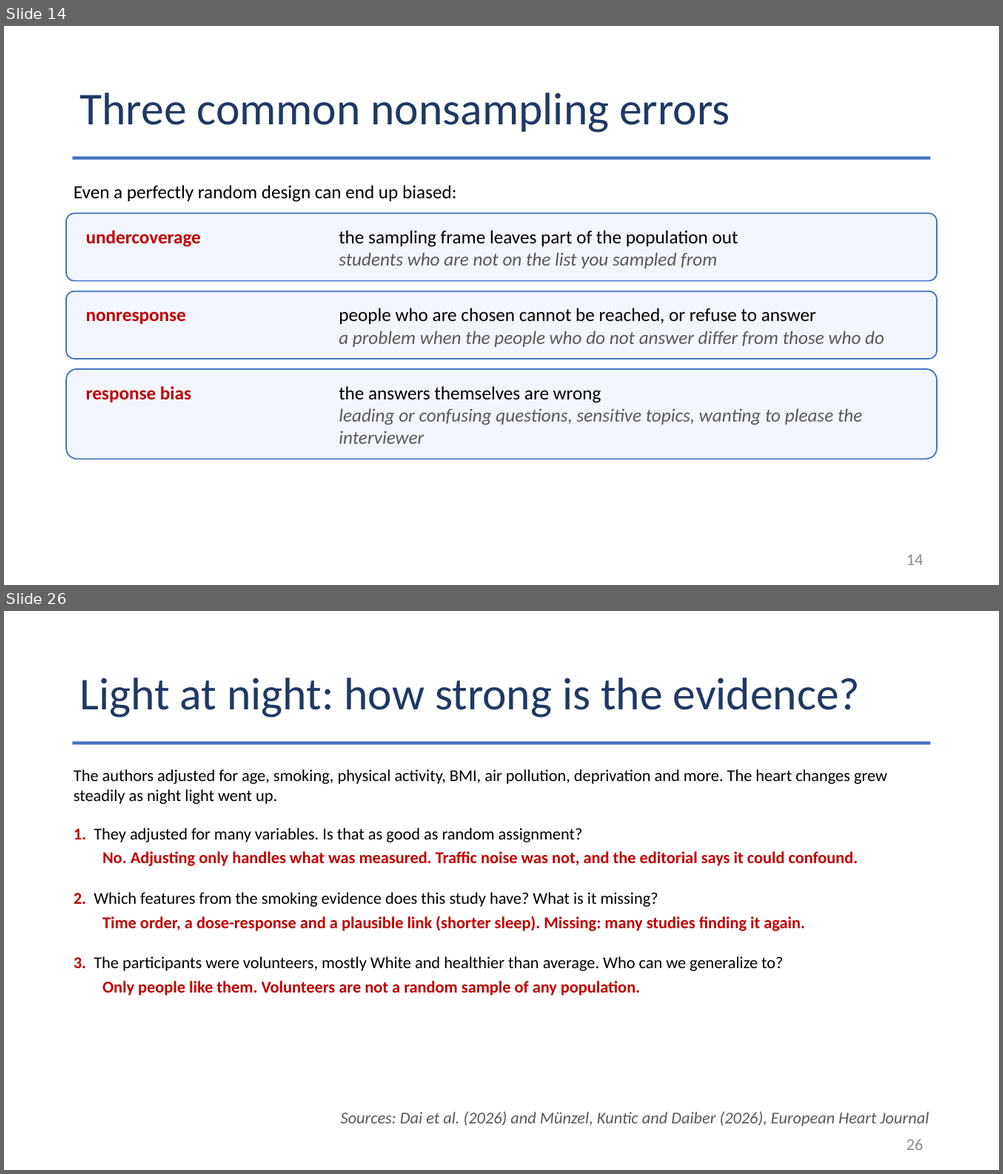
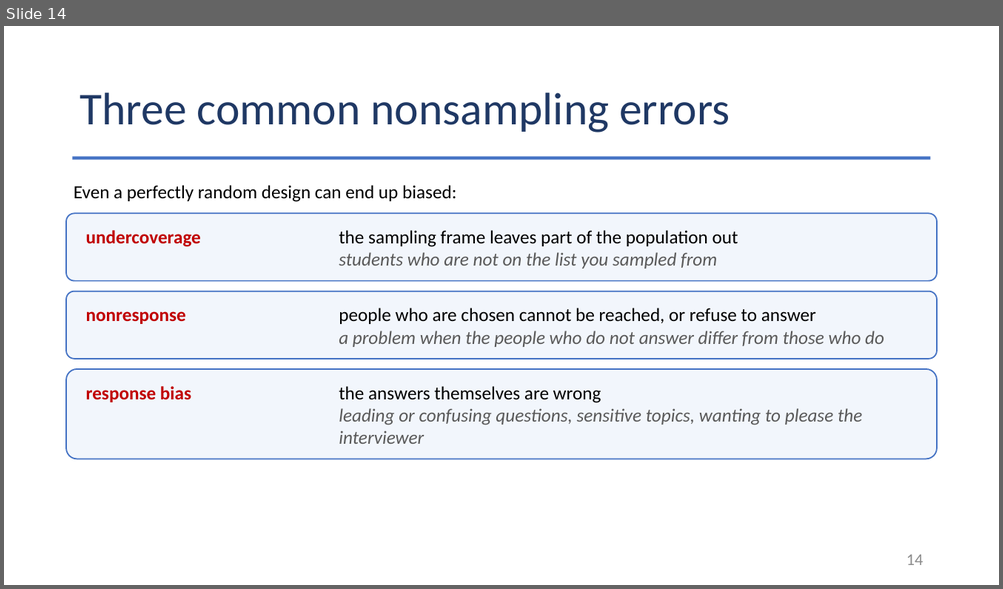
Before and after one commit to Jarred6068/Kvamme_UI_STAT251, a slide deck: docs/lecture_slides/Week 5/Week5_Lecture9_Slides_9_21_2026.pptx. Shown one above the other, each under a label of ours: slides 14 and 26 before the commit, slide 14 after it; the slides between them are not shown. The pictures are 1003x1174 and 1003x589 pixels, drawn with LibreOffice and Linux fonts; fonts in the diff are those of the drawing. Boxes give left, top, right and bottom in pixels: in the first picture for what was removed or moved away, otherwise in the second. Text is boxed around its words. In the diff, an @@ line names an element or a change of style, - is before the commit and + after.

Commit message:
Refresh course materials and rendered data pages
This update regenerates the course PDFs and rendered HTML pages after refreshed source content and site builds. It includes updated schedules, review materials, syllabi, lecture menus, and the rebuilt data-table pages in docs/data.html and docs/misc/rcode_examples.html.

```diff
--- a/docs/lecture_slides/Week 5/Week5_Lecture9_Slides_9_21_2026.pptx
+++ b/docs/lecture_slides/Week 5/Week5_Lecture9_Slides_9_21_2026.pptx
@@ slide 26 removed at box(4, 611, 999, 1170), background #FFFFFF @@
@@ title removed at box(79, 678, 860, 718) @@
-Light at night: how strong is the evidence?
@@ rectangle removed at box(73, 741, 930, 744) @@
@@ text removed at box(74, 769, 887, 804) @@
-The authors adjusted for age, smoking, physical activity, BMI, air pollution, deprivation and more. The heart changes grew steadily as night light went up.
@@ text removed at box(74, 828, 583, 843) @@
-1. They adjusted for many variables. Is that as good as random assignment?
@@ text removed at box(102, 851, 858, 866) @@
-No. Adjusting only handles what was measured. Traffic noise was not, and the editorial says it could confound.
@@ text removed at box(74, 892, 658, 907) @@
-2. Which features from the smoking evidence does this study have? What is it missing?
@@ text removed at box(102, 916, 805, 931) @@
-Time order, a dose-response and a plausible link (shorter sleep). Missing: many studies finding it again.
@@ text removed at box(74, 957, 782, 971) @@
-3. The participants were volunteers, mostly White and healthier than average. Who can we generalize to?
@@ text removed at box(102, 981, 640, 996) @@
-Only people like them. Volunteers are not a random sample of any population.
@@ text removed at box(341, 1112, 929, 1127) @@
-Sources: Dai et al. (2026) and Münzel, Kuntic and Daiber (2026), European Heart Journal
@@ page number removed at box(906, 1139, 923, 1150) @@
-26
```
Also in this commit, not shown: 27 other slides removed, 35 other files.
